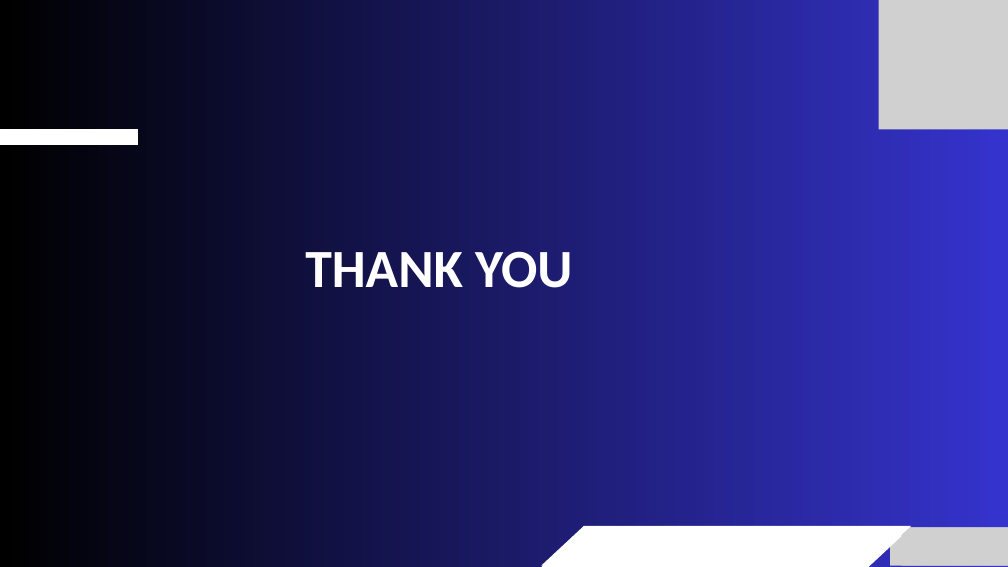
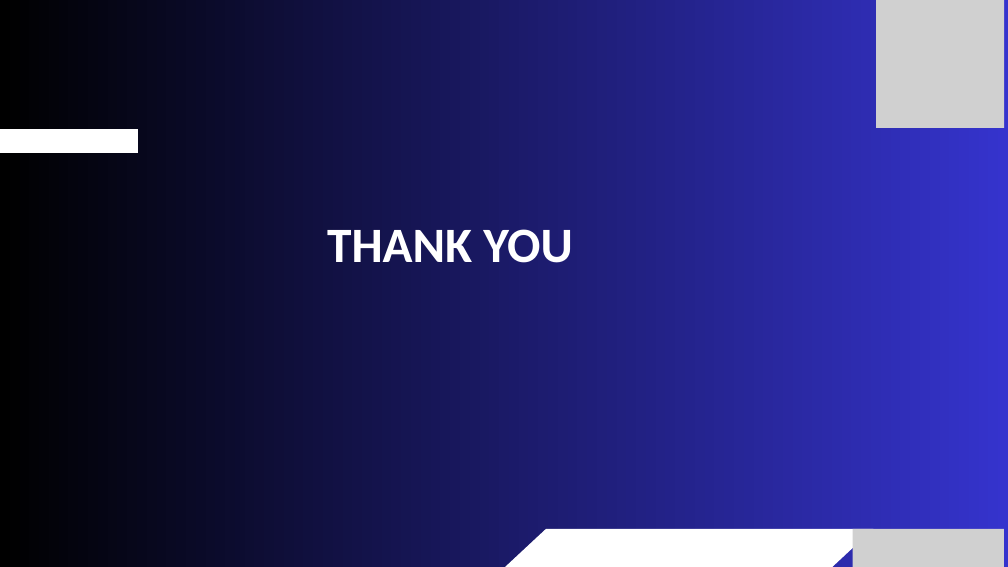
Before and after one commit to Dineshkumar-DK19/GCEE-Smart-college-hackathon, a slide deck: slide 6 of public/SCH_2026_Template.pptx. Drawn at 1008x567 pixels with LibreOffice and Linux fonts; fonts in the diff are those of the drawing; grey boxes stand for pictures. Boxes give left, top, right and bottom in pixels: in the first picture for what was removed or moved away, otherwise in the second. Text is boxed around its words. In the diff, an @@ line names an element or a change of style, - is before the commit and + after.

```diff
--- a/public/SCH_2026_Template.pptx
+++ b/public/SCH_2026_Template.pptx
@@ picture: place and size @@
-picture at [878,0,1008,130]
+picture at [876,0,1004,128]
@@ freeform shape: place and size @@
-freeform shape at [0,130,138,146]
+freeform shape at [0,130,138,154]
@@ text "THANK YOU": place and size @@
-text "THANK YOU" at [305,251,572,288]
+text "THANK YOU" at [327,229,572,263]
@@ text "THANK YOU" at [327,229,572,263]: size 76.8 to 70.7 pt; line spacing 100.6pt to 92.5pt @@
@@ freeform shape: place and size @@
-freeform shape at [541,527,911,567]
+freeform shape at [503,529,873,567]
@@ freeform shape removed at [541,526,911,566] @@
@@ picture: place and size @@
-picture at [901,527,1008,565]
+picture at [853,529,1004,567]
@@ picture removed at [890,527,1008,565] @@
```
Also in this commit, not shown: 5 other slides changed, 2 other files.
